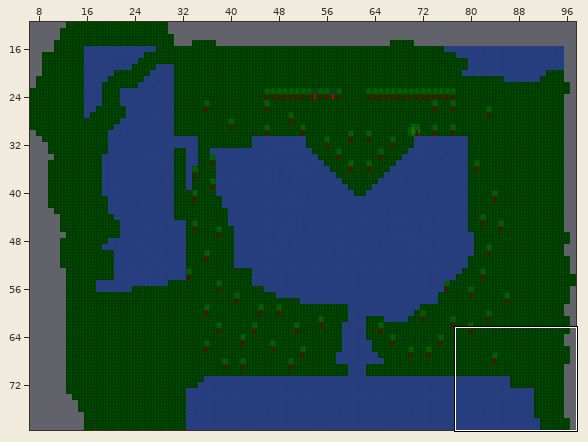
Level history. Tiled map: android/assets/Mistified.tmx. Above, an overview of the earlier version with the close-up marked.
Close-up. Before the commit:
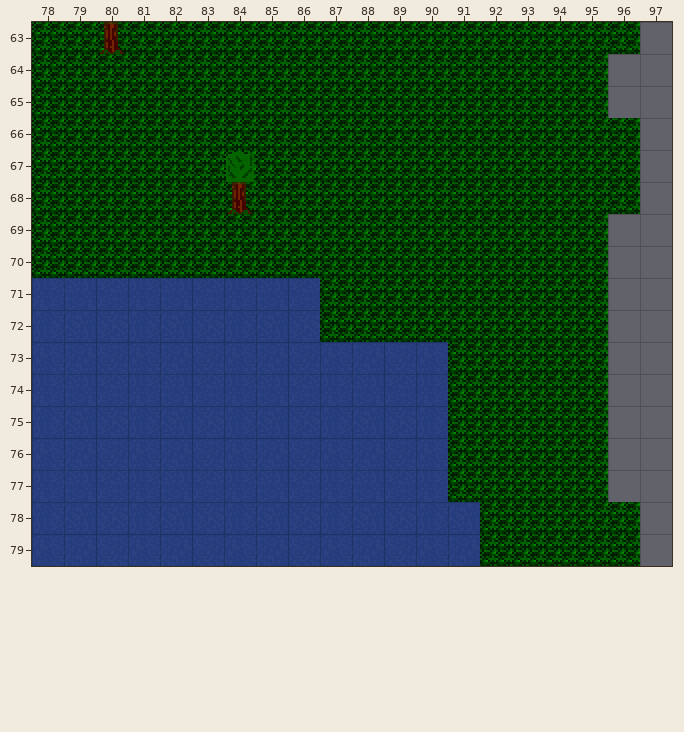
Cells are 16x16 px. Shown: x 78..97, y 63..79. The commit also changed other parts of the map, which this record leaves out. The old version is drawn lined up with the new one.
Now the later version:
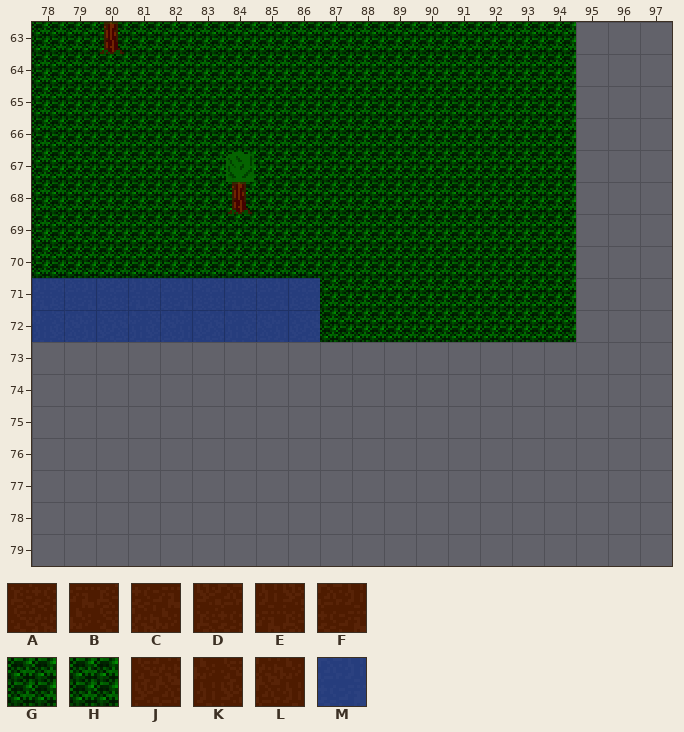
Key: from "Mistified": A 10, B 11, C 12, D 29, E 30, F 31, G 40, H 41, J 48, K 49, L 50, M 130.
_ is an empty cell, # one hidden under a higher layer.
See-through tiles are keyed as they look on the map.
What changed:
{"change": "everything moved by +48,+32 cells (the old picture is shown already moved)"}
{"where": "layer \"GroundLayer\""}
{"y":63,"x":95,"old":"#","new":"_"}
{"y":64,"x":95,"old":"#","new":"_"}
{"y":65,"x":95,"old":"#","new":"_"}
{"y":66,"x":95,"old":"#","new":"_"}
{"y":67,"x":95,"old":"#","new":"_"}
{"y":68,"x":95,"old":"#","new":"_"}
{"y":69,"x":95,"old":"#","new":"_"}
{"y":70,"x":95,"old":"#","new":"_"}
{"y":71,"x":95,"old":"#","new":"_"}
{"y":72,"x":95,"old":"#","new":"_"}
{"y":73,"x":78,"old":"BCABCABCABCAB#####","new":"__________________"}
{"y":74,"x":78,"old":"EFDEFDEFDEFDE#####","new":"__________________"}
{"y":75,"x":78,"old":"KLJKLJKLJKLJK#####","new":"__________________"}
{"y":76,"x":78,"old":"BCABCABCABCAB#####","new":"__________________"}
{"y":77,"x":78,"old":"EFDEFDEFDEFDE#####","new":"__________________"}
{"y":78,"x":78,"old":"KLJKLJKLJKLJKL####","new":"__________________"}
{"y":79,"x":78,"old":"BCABCABCABCABC####","new":"__________________"}
{"where": "layer \"UnderwaterLayer\""}
{"y":63,"x":95,"old":"#","new":"_"}
{"y":64,"x":95,"old":"#","new":"_"}
{"y":65,"x":95,"old":"#","new":"_"}
{"y":66,"x":95,"old":"#","new":"_"}
{"y":67,"x":95,"old":"#","new":"_"}
{"y":68,"x":95,"old":"#","new":"_"}
{"y":69,"x":95,"old":"#","new":"_"}
{"y":70,"x":95,"old":"#","new":"_"}
{"y":71,"x":95,"old":"#","new":"_"}
{"y":72,"x":95,"old":"#","new":"_"}
{"y":73,"x":78,"old":"MMMMMMMMMMMMM#####","new":"__________________"}
{"y":74,"x":78,"old":"MMMMMMMMMMMMM#####","new":"__________________"}
{"y":75,"x":78,"old":"MMMMMMMMMMMMM#####","new":"__________________"}
{"y":76,"x":78,"old":"MMMMMMMMMMMMM#####","new":"__________________"}
{"y":77,"x":78,"old":"MMMMMMMMMMMMM#####","new":"__________________"}
{"y":78,"x":78,"old":"MMMMMMMMMMMMMM####","new":"__________________"}
{"y":79,"x":78,"old":"MMMMMMMMMMMMMM####","new":"__________________"}
{"where": "layer \"WalkLayer\""}
{"y":63,"x":95,"old":"HG","new":"__"}
{"y":64,"x":95,"old":"H","new":"_"}
{"y":65,"x":95,"old":"H","new":"_"}
{"y":66,"x":95,"old":"GH","new":"__"}
{"y":67,"x":95,"old":"HG","new":"__"}
{"y":68,"x":95,"old":"HG","new":"__"}
{"y":69,"x":95,"old":"H","new":"_"}
{"y":70,"x":95,"old":"H","new":"_"}
{"y":71,"x":95,"old":"H","new":"_"}
{"y":72,"x":95,"old":"H","new":"_"}
{"y":73,"x":91,"old":"GHHGH","new":"_____"}
{"y":74,"x":91,"old":"GHGHH","new":"_____"}
{"y":75,"x":91,"old":"GHGGG","new":"_____"}
{"y":76,"x":91,"old":"GHGHG","new":"_____"}
{"y":77,"x":91,"old":"HGHHG","new":"_____"}
{"y":78,"x":92,"old":"GHGHH","new":"_____"}
{"y":79,"x":92,"old":"HHGGG","new":"_____"}
{"label":"removed","picture_box":[32,22,640,566]}
